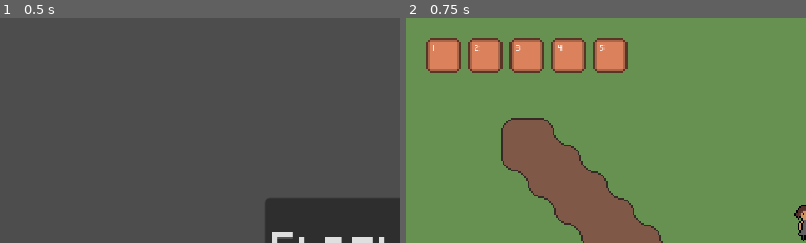
Above: before the commit, frames 1-2 (left to right).
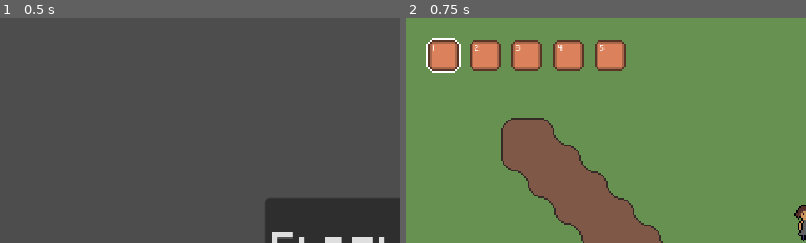
Above: after the commit, the same moments.

Repository: StormLight14/nightfall-mirror
Game: Godot game, scene res://menus/main/main_menu.tscn
Two runs of this game, one before a commit and one after it. Both use one fixed random seed, a clock stepped at 60 frames per second and the inputs below.
Inputs:
- Up to frame 1 (0.5 s): no input
- Up to frame 2 (0.75 s): click "Start Game" at 0.5 s
The pictures show only the part of the screen within x 0-50%, y 0-50%; the shares and areas given below are measured in that part.

Frame 1 is identical in both runs. In frame 2, 3.4% of the frame differs, in the area x 5-56%, y 8-25%.

Commit message:
add hotbar slot selection

Diff:
--- a/entities/player/player.gd
+++ b/entities/player/player.gd
@@ -16,6 +16,7 @@
 	interactions()
 	animations()
 	handle_ui_inputs()
+	hotbar_selection()
 
 func animations() -> void:
 	if Input.is_action_pressed("down"):
@@ -47,6 +48,23 @@
 		else:
 			#print("WARNING: attempted to pick up null object")
 			pass
+
+func hotbar_selection() -> void:
+	if Input.is_action_just_pressed("hotbar1"):
+		Player.selected_hotbar_slot_id = 0
+		Player.changed_hotbar_selection.emit()
+	elif Input.is_action_just_pressed("hotbar2"):
+		Player.selected_hotbar_slot_id = 1
+		Player.changed_hotbar_selection.emit()
+	elif Input.is_action_just_pressed("hotbar3"):
+		Player.selected_hotbar_slot_id = 2
+		Player.changed_hotbar_selection.emit()
+	elif Input.is_action_just_pressed("hotbar4"):
+		Player.selected_hotbar_slot_id = 3
+		Player.changed_hotbar_selection.emit()
+	elif Input.is_action_just_pressed("hotbar5"):
+		Player.selected_hotbar_slot_id = 4
+		Player.changed_hotbar_selection.emit()
 
 func _on_pickup_area_area_entered(area: Area2D) -> void:
 	var hint := area.get_parent().get_node("Hint")
--- a/globals/Player.gd
+++ b/globals/Player.gd
@@ -3,9 +3,10 @@
 const INVENTORY_SIZE = 20
 
 var inventory := []
-var active_hotbar_slot_id = 0 # 0, 1, 2, 3
+var selected_hotbar_slot_id = 0 # 0, 1, 2, 3
 
 signal inventory_updated
+signal changed_hotbar_selection
 
 func _ready():
 	for _i in range(Player.INVENTORY_SIZE):
--- a/project.godot
+++ b/project.godot
@@ -118,6 +118,11 @@
 "events": [Object(InputEventKey,"resource_local_to_scene":false,"resource_name":"","device":-1,"window_id":0,"alt_press …(191 unchanged characters)…
 ]
 }
+hotbar5={
+"deadzone": 0.5,
+"events": [Object(InputEventKey,"resource_local_to_scene":false,"resource_name":"","device":-1,"window_id":0,"alt_pressed":false,"shift_pressed":false,"ctrl_pressed":false,"meta_pressed":false,"pressed":false,"keycode":0,"physical_keycode":53,"key_label":0,"unicode":53,"location":0,"echo":false,"script":null)
+]
+}
 ui_click={
 "deadzone": 0.5,
 "events": [Object(InputEventMouseButton,"resource_local_to_scene":false,"resource_name":"","device":-1,"window_id":0,"a …(256 unchanged characters)…
--- a/ui/inventory/inventory_slot.gd
+++ b/ui/inventory/inventory_slot.gd
@@ -7,21 +7,15 @@
 signal delete_inventory_item
 
 func _ready():
-	if is_hotbar_slot:
-		$TextureButton.texture_focused = preload("res://ui/inventory/hotbar_inventory_slot.png")
-		$TextureButton.texture_hover = preload("res://ui/inventory/hotbar_inventory_slot.png")
-		$TextureButton.texture_normal = preload("res://ui/inventory/hotbar_inventory_slot.png")
-		$TextureButton.texture_pressed = preload("res://ui/inventory/hotbar_inventory_slot.png")
-		%InputLabel.visible = true
-		%InputLabel.text = str(slot_id + 1)
-	update_slot_item()
-	Player.inventory_updated.connect(update_slot_item)
+	update_slot()
+	Player.inventory_updated.connect(update_slot)
+	Player.changed_hotbar_selection.connect(update_slot)
 
 func _physics_process(delta: float) -> void:
 	if get_node_or_null("InventoryItem"):
 		get_node("InventoryItem").global_position = get_viewport().get_mouse_position()
 
-func update_slot_item():
+func update_slot():
 	#print("received inventory update signal")
 	if Player.inventory[slot_id]:
 		%SlotSprite.texture = Player.inventory[slot_id][0].item_sprite
@@ -29,6 +23,19 @@
 	else:
 		%SlotSprite.texture = null
 		%StackAmount.text = ""
+
+	if is_hotbar_slot:
+		%InputLabel.visible = true
+		%InputLabel.text = str(slot_id + 1)
+		var slot_texture: Texture2D
+		if Player.selected_hotbar_slot_id == slot_id:
+			slot_texture = preload("res://ui/inventory/hotbar_inventory_slot_selected.png")
+		else:
+			slot_texture = preload("res://ui/inventory/hotbar_inventory_slot.png")
+		$TextureButton.texture_focused = slot_texture
+		$TextureButton.texture_hover = slot_texture
+		$TextureButton.texture_normal = slot_texture
+		$TextureButton.texture_pressed = slot_texture
 
 func _on_texture_button_pressed() -> void:
 	if Player.inventory[slot_id] && not UI.showing_inventory_item:
Binary file changed: ui/inventory/hotbar_inventory_slot.png
Binary file added: ui/inventory/hotbar_inventory_slot_selected.png
Not shown, added: ui/inventory/hotbar_inventory_slot_selected.png.import
